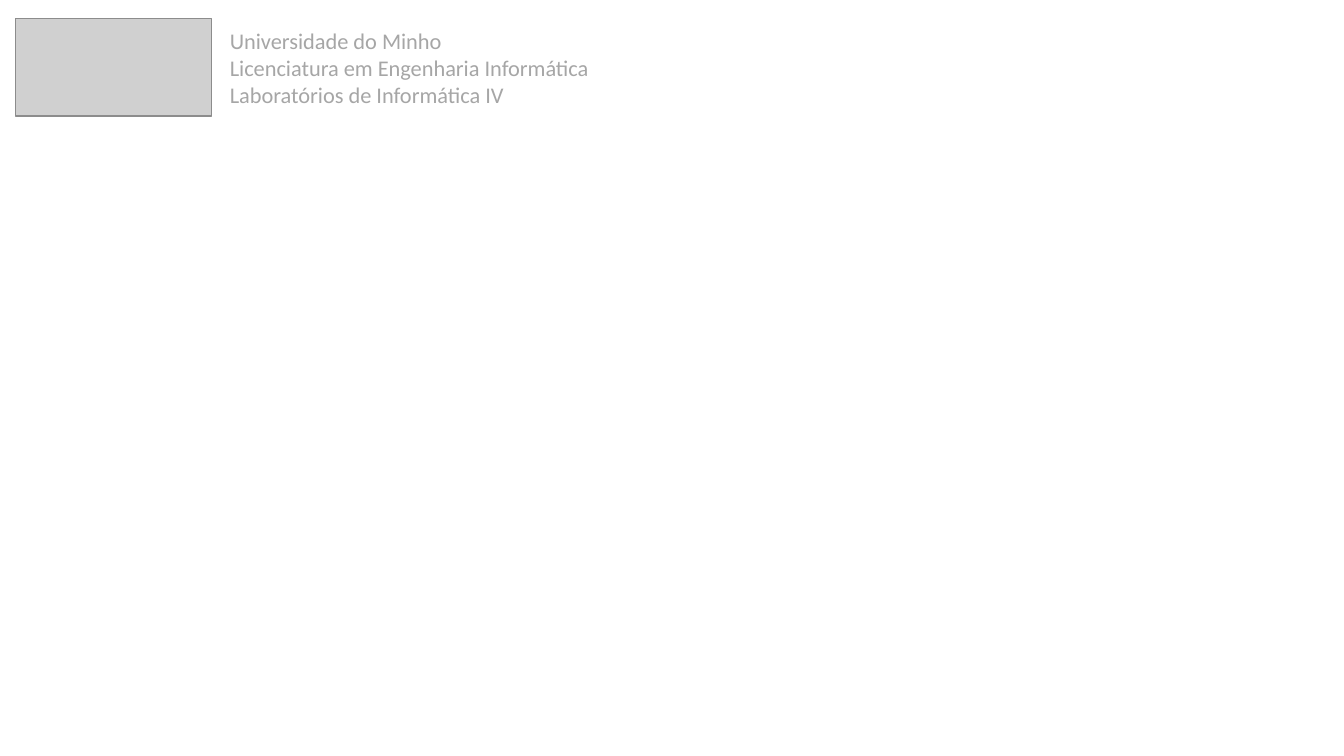
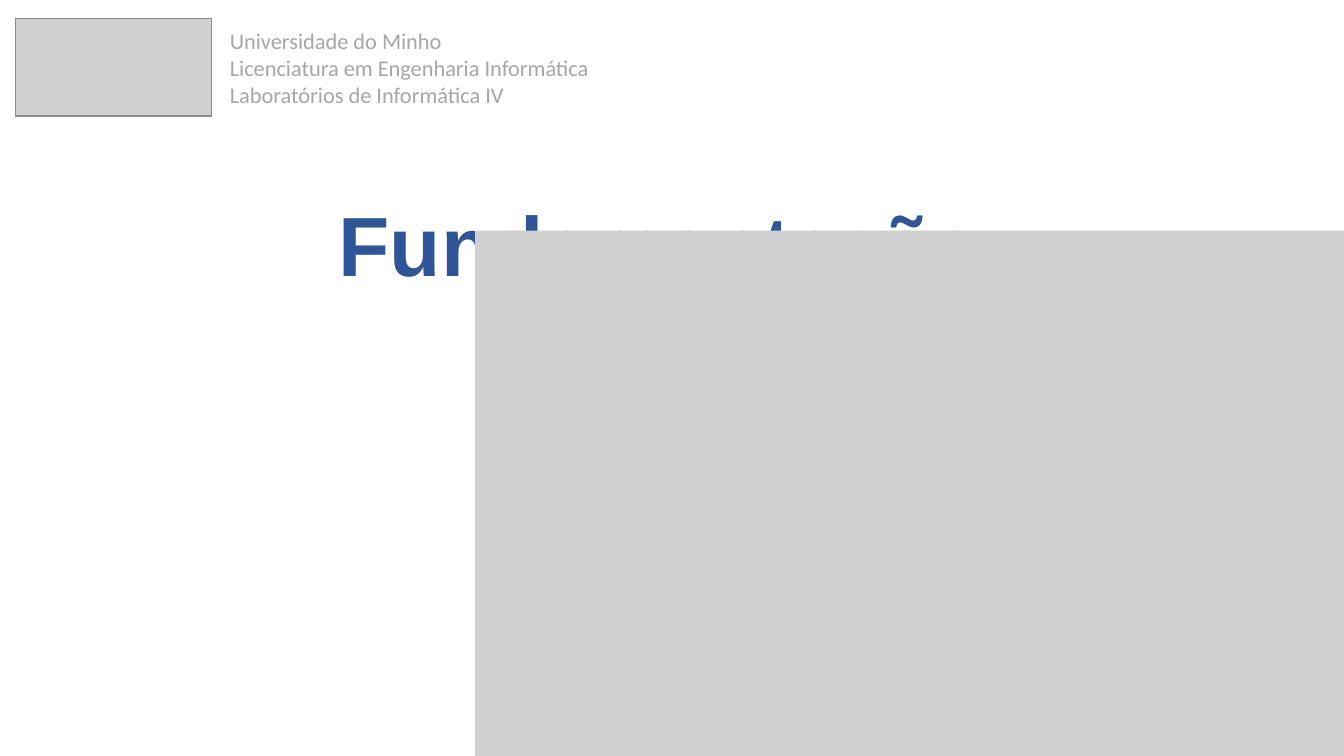
Before and after one commit to 7patricia/Aprende-com-os-Minions, a slide deck: slide 4 of 3ªFase/ApresentaçãoFinal.pptx (slide 3 before the commit). Drawn at 1344x756 pixels with LibreOffice and Linux fonts; fonts in the diff are those of the drawing; grey boxes stand for pictures. Boxes give left, top, right and bottom in pixels: in the first picture for what was removed or moved away, otherwise in the second. Text is boxed around its words. In the diff, an @@ line names an element or a change of style, - is before the commit and + after.

```diff
--- a/3ªFase/ApresentaçãoFinal.pptx
+++ b/3ªFase/ApresentaçãoFinal.pptx
@@ title added at (x1=339, y1=210, x2=983, y2=292), 60 pt, text #2F5597, bold @@
+Fundamentação
@@ picture added at (x1=475, y1=231, x2=1344, y2=756) @@
```
Also in this commit, not shown: 3 other slides changed, 13 slides added.
